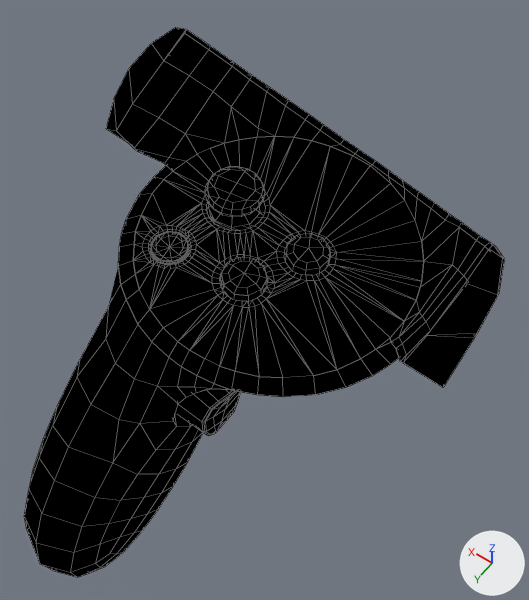
Two versions of the Blender file DoubleTheFortress/Assets/EGS/3DModels/QuestModels/NewController/LeftControl.blend, one commit apart.
One viewpoint serves both versions: a camera (50 mm lens) standing at (-6.75, 9.22, 12.14) and looking at (-0.73, 0.79, -1.1). Lighting does not change. The marker at lower right points along +X, +Y and +Z. Mesh edges are drawn as thin lines.

In view in the first picture: 'controbj'.
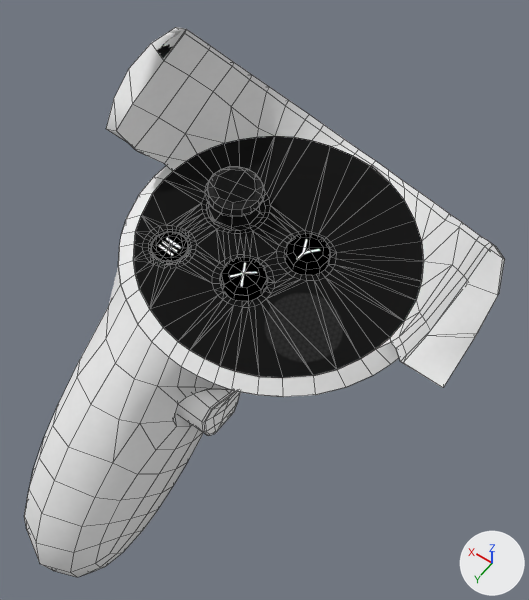
The newer file is also turned or shifted as a whole; pictures and numbers use the older file's frame.

The change, as a diff of the scene's bpy script:
```diff
--- a/DoubleTheFortress/Assets/EGS/3DModels/QuestModels/NewController/LeftControl.blend.py
+++ b/DoubleTheFortress/Assets/EGS/3DModels/QuestModels/NewController/LeftControl.blend.py
@@ img_nextcontrollerboth_color1k_png @@
+img_nextcontrollerboth_color1k_png = load_image('nextControllerBoth_color1k.png', '../quest2Textures1k/nextControllerBoth_color1k.png', 1024, 1024, 'sRGB')
@@ mat_left_quest2_meshsg @@
 mat_left_quest2_meshsg = principled_material('left_quest2_meshSG')
-mat_left_quest2_meshsg.base_color = (0.0, 0.0, 0.0)  # black #000000
+mat_left_quest2_meshsg.texture = img_nextcontrollerboth_color1k_png
 mat_left_quest2_meshsg.roughness = 1.0
```

Changed parts and their boxes [x1, y1, x2, y2] in the pictures (529 x 600 px):
'controbj', surface changed: [24, 27, 505, 577] in both
